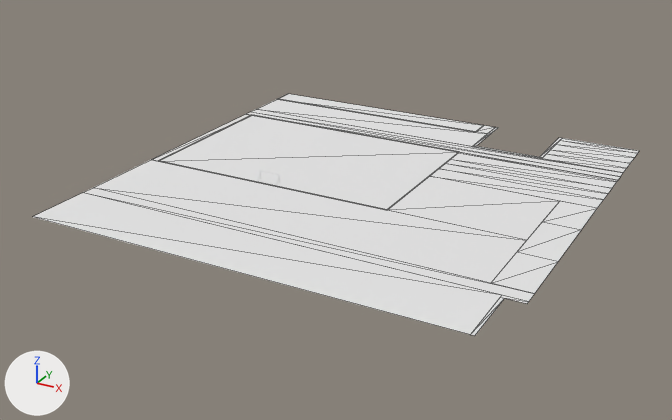
Renders of the glTF model dushanbe_city/assets/city/chunks/chunk_3_2.glb from each side of a commit.
One viewpoint serves both versions: a 50 mm lens placed at (138.2, -122.5, 77.9), pointed at (46.6, 44.1, -5.4). Lighting does not change. The marker at lower left points along +X, +Y and +Z. The older version comes first. Mesh edges are drawn as thin lines on the coarser meshes. Objects named as collision shapes, trigger or cutter boxes, shadow casters or lower levels of detail are left out. Vertices at exactly the same position are counted once.

Names of what the first picture shows: 'base' and 1 more.
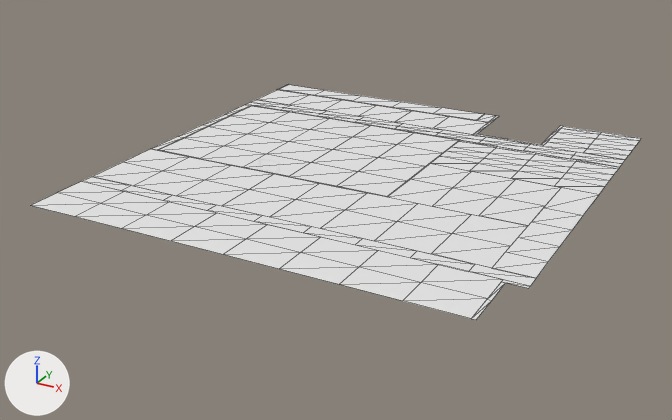
The change in detail:
me_base is used by ob_base; location (50.0, 50.0, 0.0).
me_base had 107 vertices, 128 faces and spanned x -50.0..50.0, y -50.0..50.0, z 0.1..0.2.
me_base now has 356 vertices, 468 faces and spans x -50.0..50.0, y -50.0..50.0, z 2.7..3.3.
me_base part 1: the loose piece of 63 vertices spanning x -50.0..50.0, y -50.0..50.0, z 0.2 is rebuilt with 240 vertices and now spans x -50.0..50.0, y -50.0..50.0, z 2.7..3.3.
me_base part 2: a new loose piece of 80 vertices spanning x -48.0..12.0, y -12.0..28.0, z 2.8..3.3, in mat_curb.
me_base part 3: a new loose piece of 36 vertices spanning x -50.0..10.0, y 44.0..50.0, z 2.9..3.3, in mat_curb.
Part 4, on me_base:
44 vertices are removed from x -50.0..12.0, y -12.0..50.0, z 0.1..0.2.
70 faces are deleted.

Location of each change, [x1, y1, x2, y2] in pixels of the pictures (672 x 420 px):
'base', reshaped
    before: [33, 94, 639, 336]
    after: [31, 85, 641, 320]
part 1 of me_base, rebuilt
    before: [33, 94, 639, 336]
    after: [31, 85, 641, 320]
part 2 of me_base, added
    after: [158, 105, 460, 197]
part 3 of me_base, added
    after: [277, 85, 483, 120]
part 4 of me_base, deleted
    before: [159, 94, 484, 210]
